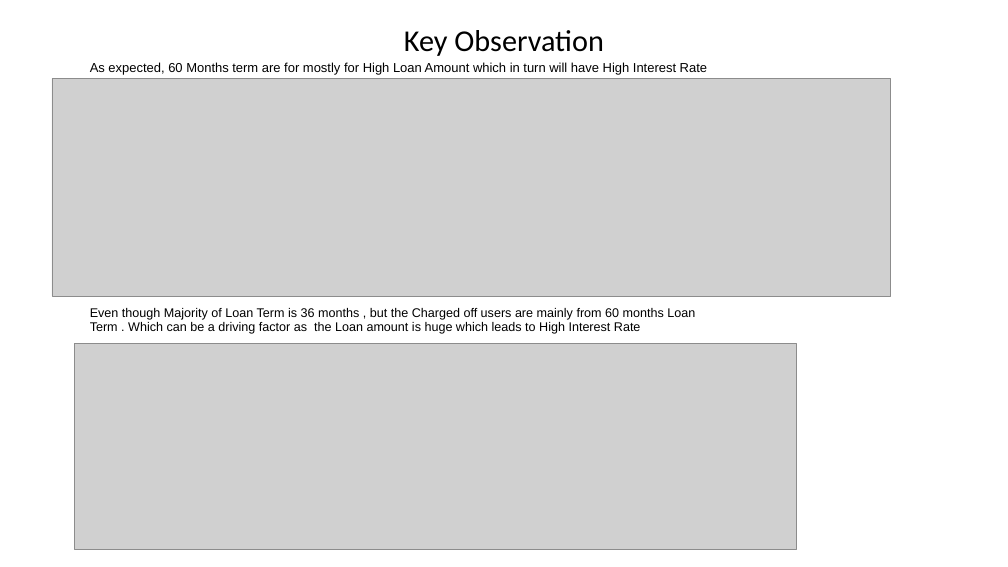
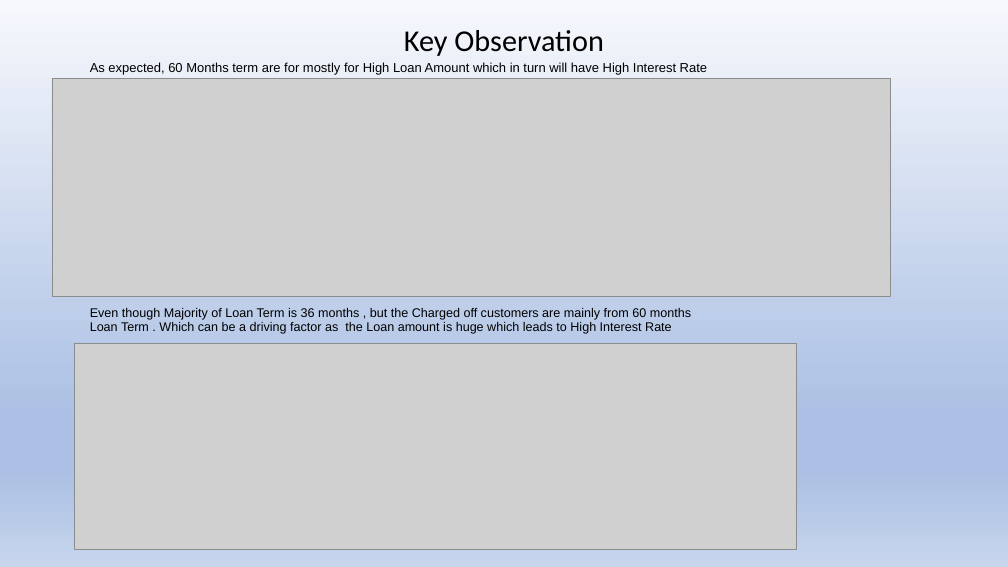
Before and after one commit to vlakhe/Lending_Club_case_study, a slide deck: slide 7 of LendingClub_CaseStudy/Lending_casestudy.pptx. Drawn at 1008x567 pixels with LibreOffice and Linux fonts; fonts in the diff are those of the drawing; grey boxes stand for pictures. Boxes give left, top, right and bottom in pixels: in the first picture for what was removed or moved away, otherwise in the second. Text is boxed around its words. In the diff, an @@ line names an element or a change of style, - is before the commit and + after.

```diff
--- a/LendingClub_CaseStudy/Lending_casestudy.pptx
+++ b/LendingClub_CaseStudy/Lending_casestudy.pptx
@@ background #FFFFFF to gradient #F6F8FC to #ABC0E4 to #C7D5ED @@
@@ text at [90, 308, 691, 334]: text changed @@
-Even though Majority of Loan Term is 36 months , but the Charged off users are mainly from 60 months Loan Term . Which can be a driving factor as the Loan amount is huge which leads to High Interest Rate
+Even though Majority of Loan Term is 36 months , but the Charged off customers are mainly from 60 months Loan Term . Which can be a driving factor as the Loan amount is huge which leads to High Interest Rate
```
Also in this commit, not shown: 15 other slides changed, 1 other file.
